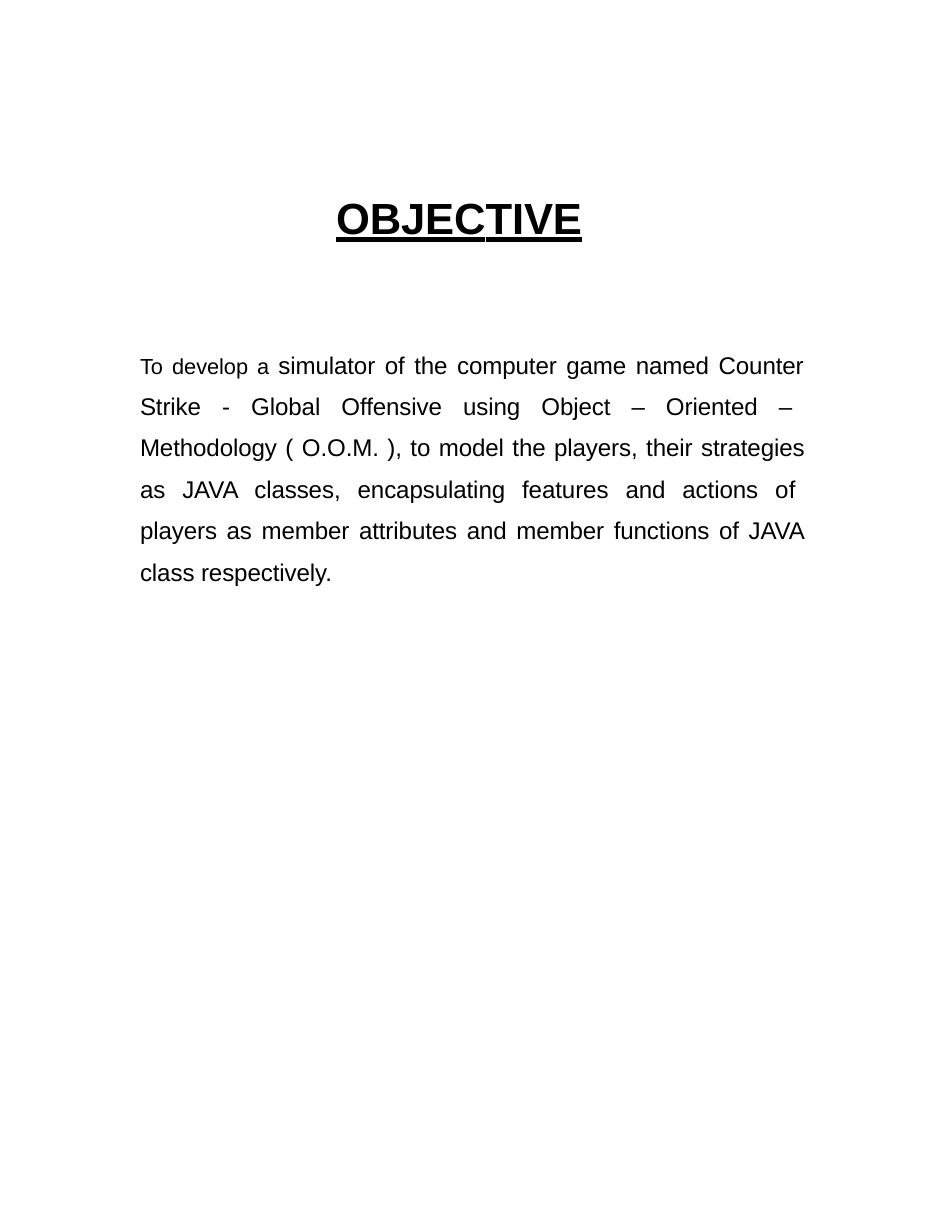
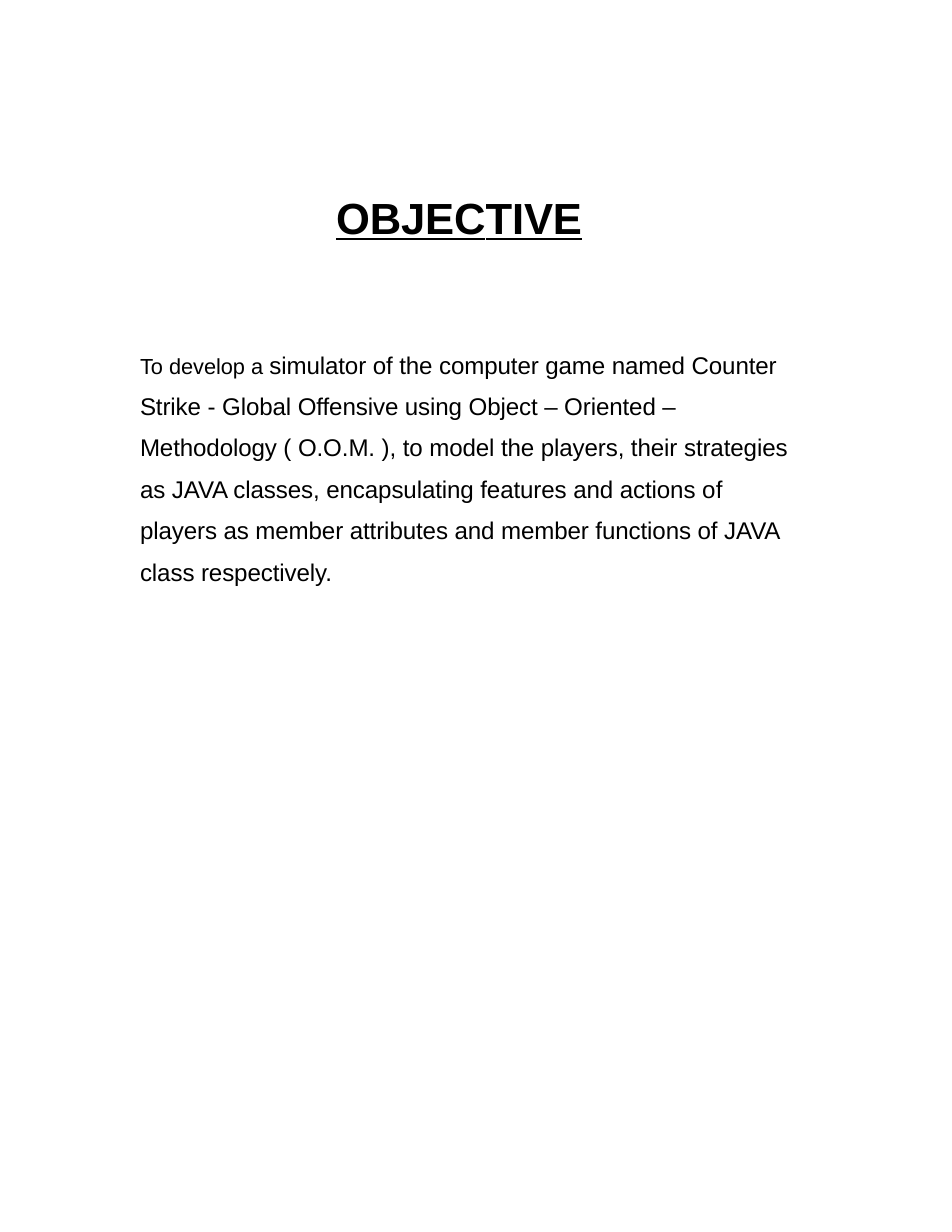
Before and after one commit to rajutkarshgupt/tinceptor_public, a slide deck: slide 5 of Mid_Presentation.pptx. Drawn at 952x1232 pixels with LibreOffice and Linux fonts; fonts in the diff are those of the drawing. Boxes give left, top, right and bottom in pixels: in the first picture for what was removed or moved away, otherwise in the second. Text is boxed around its words. In the diff, an @@ line names an element or a change of style, - is before the commit and + after.

```diff
--- a/Mid_Presentation.pptx
+++ b/Mid_Presentation.pptx
@@ text "To develop a simulator of ..." at (x1=140, y1=356, x2=788, y2=586): alignment justified to left; line spacing 1.44 to 1.43 @@
```
Also in this commit, not shown: 5 other slides changed.
